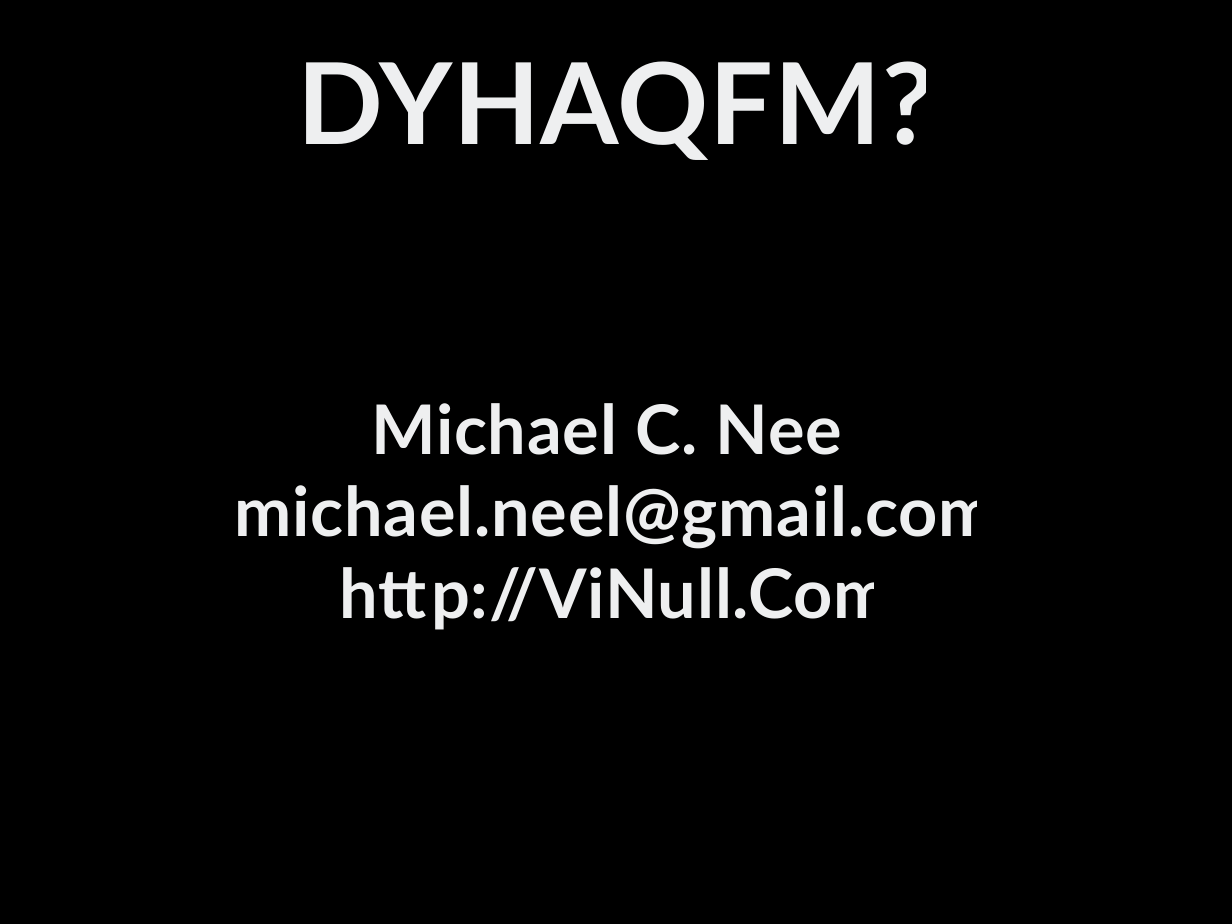
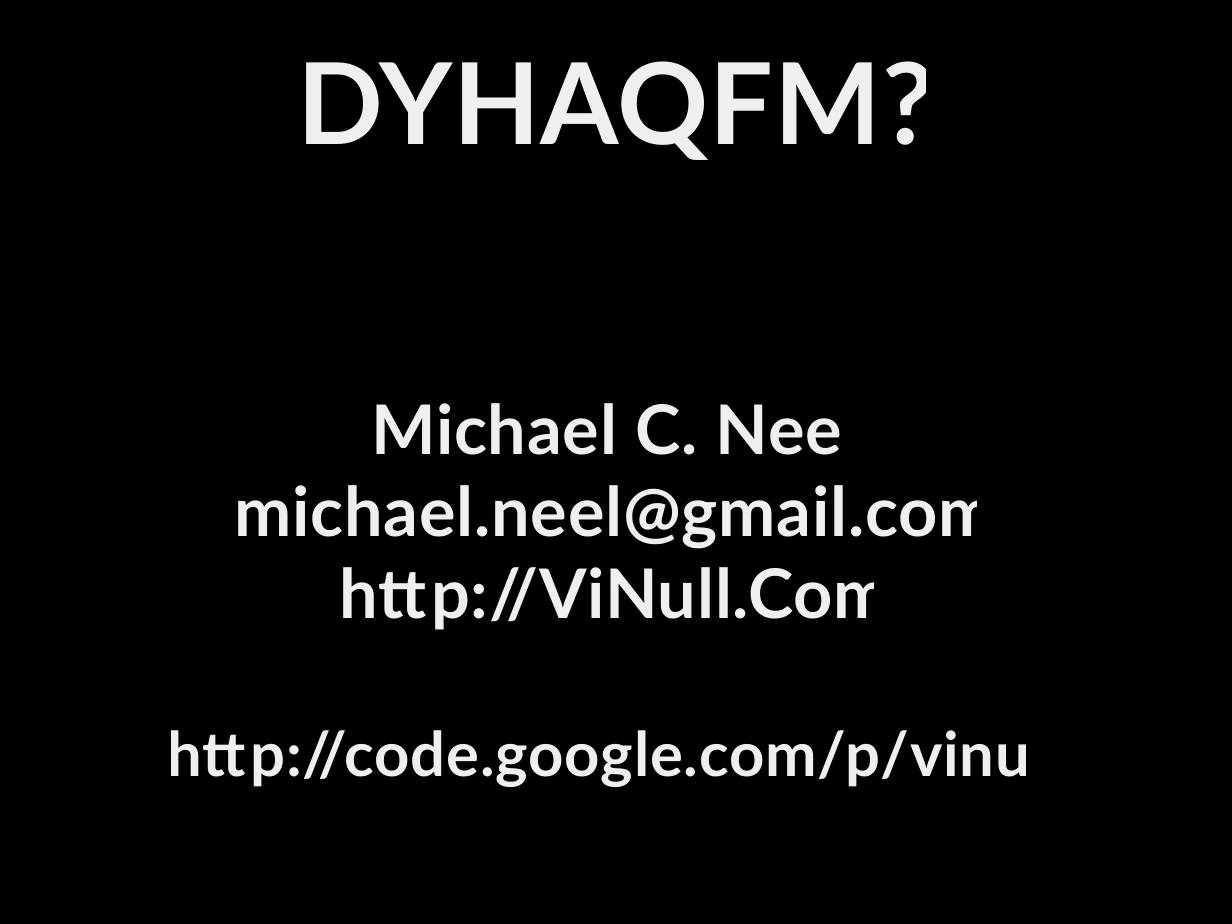
Before and after one commit to spaccabit/vinull, a slide deck: slide 11 of Presentations/SOABuildingTheArch/SOA Arch.pptx (slide 10 before the commit). Drawn at 1232x924 pixels with LibreOffice and Linux fonts; fonts in the diff are those of the drawing. Boxes give left, top, right and bottom in pixels: in the first picture for what was removed or moved away, otherwise in the second. Text is boxed around its words. In the diff, an @@ line names an element or a change of style, - is before the commit and + after.

```diff
--- a/Presentations/SOABuildingTheArch/SOA Arch.pptx
+++ b/Presentations/SOABuildingTheArch/SOA Arch.pptx
@@ text "Michael C. Neel": place and size @@
-text "Michael C. Neel" at (235, 403, 996, 630)
+text "Michael C. Neel" at (168, 403, 1063, 787)
@@ text at (168, 730, 1063, 787): paragraph added @@
+http://code.google.com/p/vinull
```
Also in this commit, not shown: 1 slide added, 3 other files.
